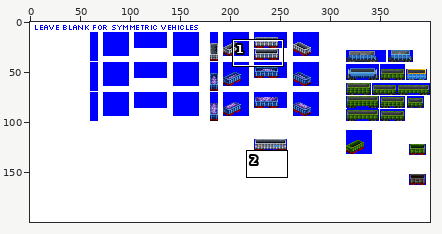
Sprite sheet, stored at src/graphics/pony/aggregates_car_pony_gen_4B.png. The picture above shows the old version from afar; the outline marks the close-up.
Close-up. Earlier state:
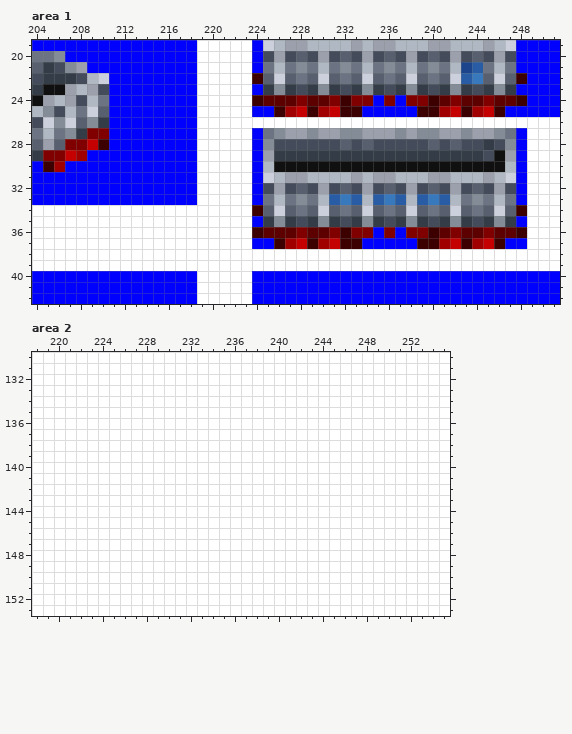
The file is 400x200 pixels. Shown: area 1: x 204..251, y 19..42; area 2: x 218..255, y 130..153. The commit also changed other parts of the picture, which this record leaves out.
Once edited:
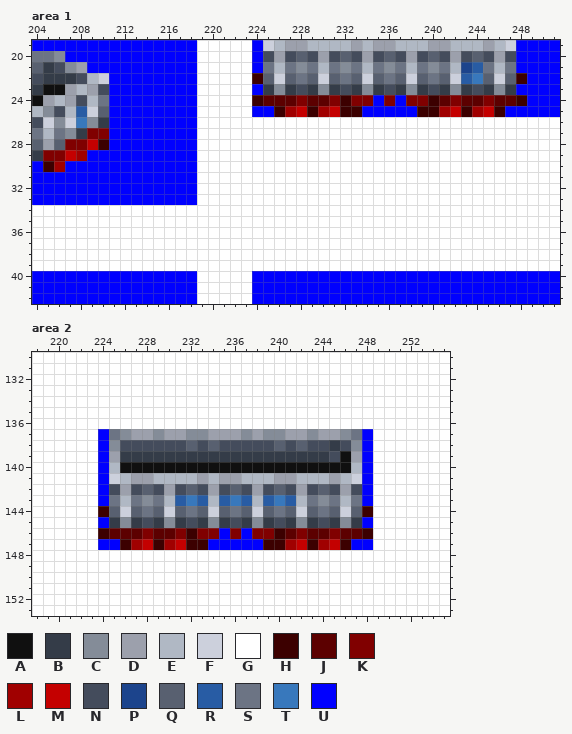
Palette (. is transparent): A #101010  B #343c48  C #848c98  D #9ca0ac  E #b0b8c4  F #ccd0dc  G #ffffff  H #3c0000  J #5c0000  K #800000  L #a00000  M #c40000  N #444c5c  P #1c448c  Q #586070  R #285ca4  S #6c7484  T #3878bc  U #0000ff
What changed:
Changed rows in their new state; - is an unchanged pixel.
Area 1:
first column x 208:
25 R----------------------------------------
26 T----------------------------------------
27 ----------------GGGGGGGGGGGGGGGGGGGGGGGGG
28 ----------------GGGGGGGGGGGGGGGGGGGGGGGGG
29 ----------------GGGGGGGGGGGGGGGGGGGGGGGGG
30 ----------------GGGGGGGGGGGGGGGGGGGGGGGGG
31 ----------------GGGGGGGGGGGGGGGGGGGGGGGGG
32 ----------------GGGGGGGGGGGGGGGGGGGGGGGGG
33 ----------------GGGGGGGGGGGGGGGGGGGGGGGGG
34 ----------------GGGGGGGGGGGGGGGGGGGGGGGGG
35 ----------------GGGGGGGGGGGGGGGGGGGGGGGGG
36 ----------------GGGGGGGGGGGGGGGGGGGGGGGGG
37 ----------------GGGGGGGGGGGGGGGGGGGGGGGGG
Area 2:
first column x 224:
137 USCDDCDDCCDDDCDCCDDCDDCSU
138 UCNNNNNNQNQNNNNNQNQNNBNCU
139 UDBBBBBBBBBBBBBBBBBBBNADU
140 UEAAAAAAAAAAAAAAAAAAAAAEU
141 UFEDDEEEEDEDDEEEDDEEEDEFU
142 UNDNQNDNQNDNQNDNQNDNQNDNU
143 USESCSERTRERTRERTRESCSESU
144 HQFQSQFQSQFQSQFQSQFQSQFQH
145 UBCBNBCBNBCBNBCBNBCBNBCBU
146 HJJJKJJKHKKUKUKKHJKJJKJJH
147 UUHLMHLMHHUUUUUHHLMHLMHUU
Where, in picture pixels (left, top, right, bottom), the same in both close-ups:
changed: (76, 106, 87, 128)
changed: (252, 128, 527, 249)
changed: (98, 429, 373, 550)
